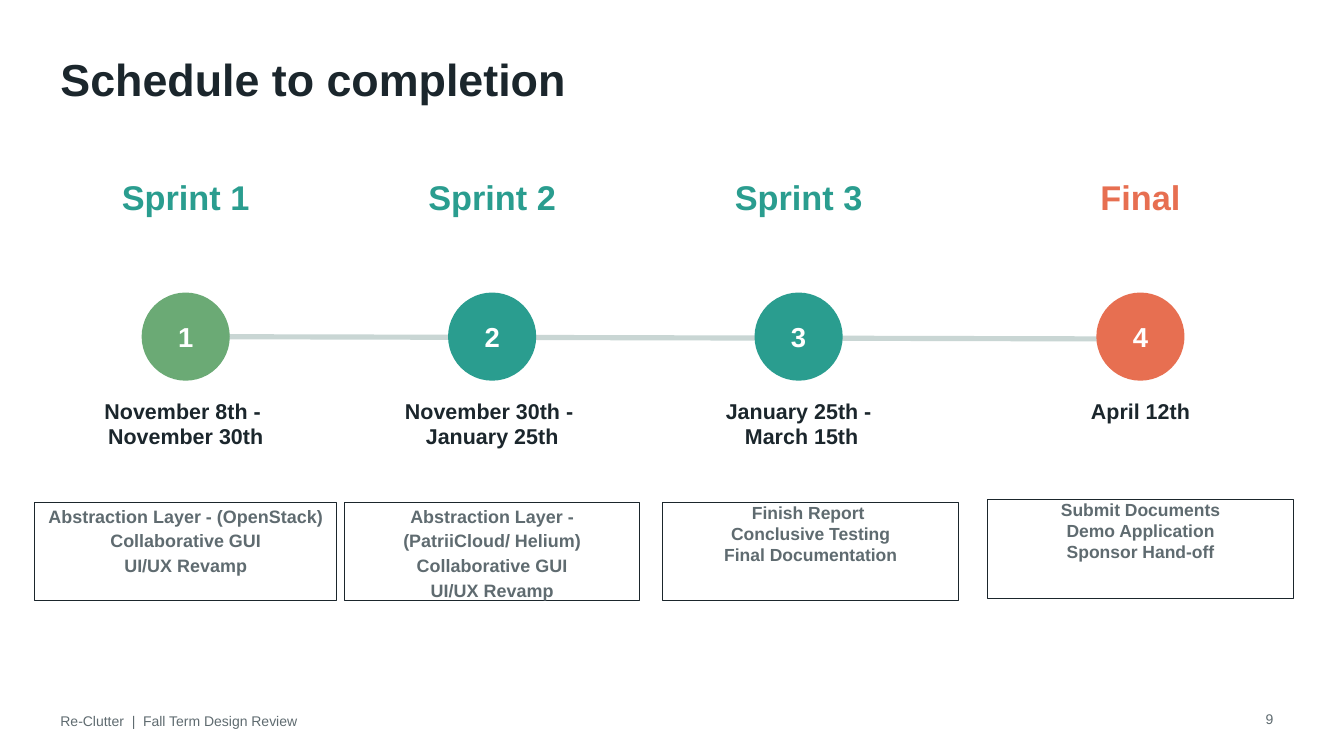
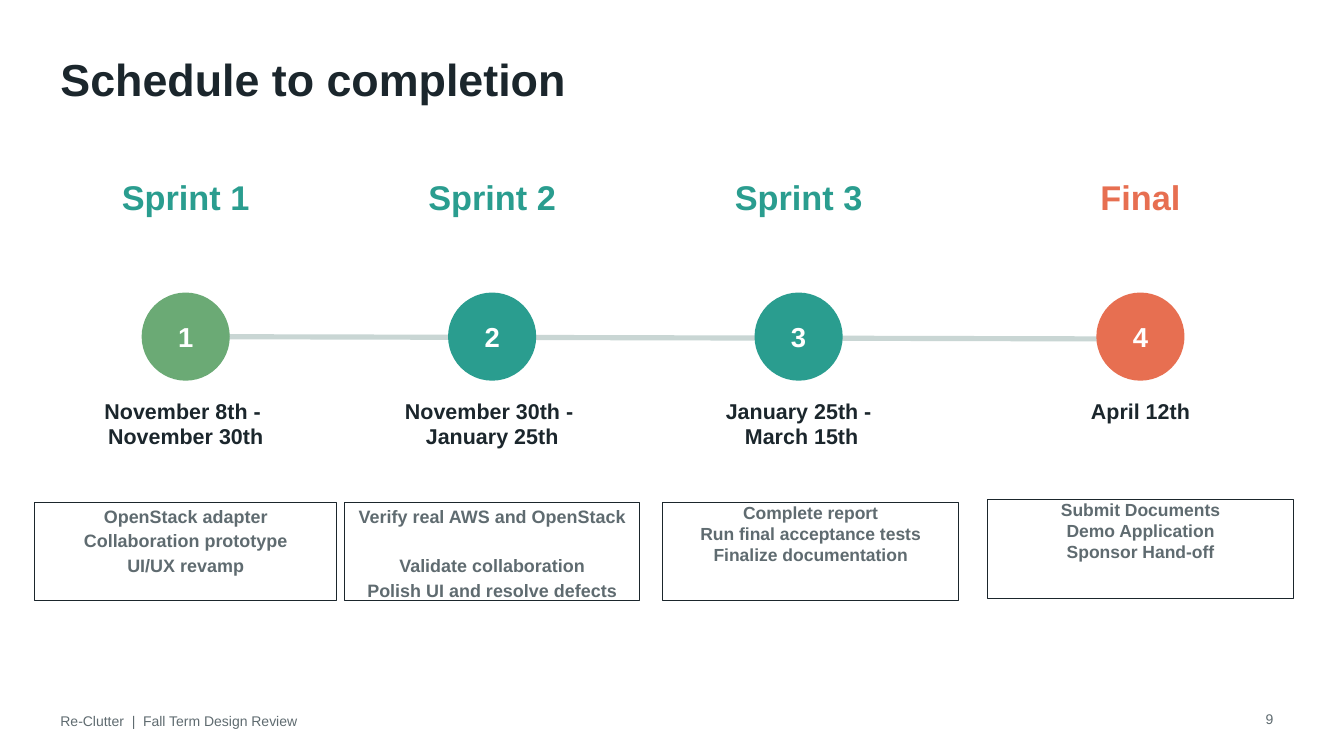
Before and after one commit to Alberta2514640/clutter, a slide deck: slide 9 of deliverables/Re-Clutter_Fall_Design_Review_Software.pptx. Drawn at 1344x756 pixels with LibreOffice and Linux fonts; fonts in the diff are those of the drawing. Boxes give left, top, right and bottom in pixels: in the first picture for what was removed or moved away, otherwise in the second. Text is boxed around its words. In the diff, an @@ line names an element or a change of style, - is before the commit and + after.

```diff
--- a/deliverables/Re-Clutter_Fall_Design_Review_Software.pptx
+++ b/deliverables/Re-Clutter_Fall_Design_Review_Software.pptx
@@ text in rectangle at [700, 506, 921, 561]: text changed @@
-Finish Report
-Conclusive Testing
-Final Documentation
+Complete report
+Run final acceptance tests
+Finalize documentation
@@ text in rectangle at [84, 510, 288, 576]: text changed @@
-Abstraction Layer - (OpenStack)
-Collaborative GUI
-UI/UX Revamp
+OpenStack adapter
+Collaboration prototype
+UI/UX revamp
@@ text in rectangle at [359, 510, 626, 601]: text changed @@
-Abstraction Layer -
-(PatriiCloud/ Helium)
-Collaborative GUI
-UI/UX Revamp
+Verify real AWS and OpenStack
+Validate collaboration
+Polish UI and resolve defects
```
Also in this commit, not shown: 13 other slides changed, 1 slide added, 1 slide removed.
